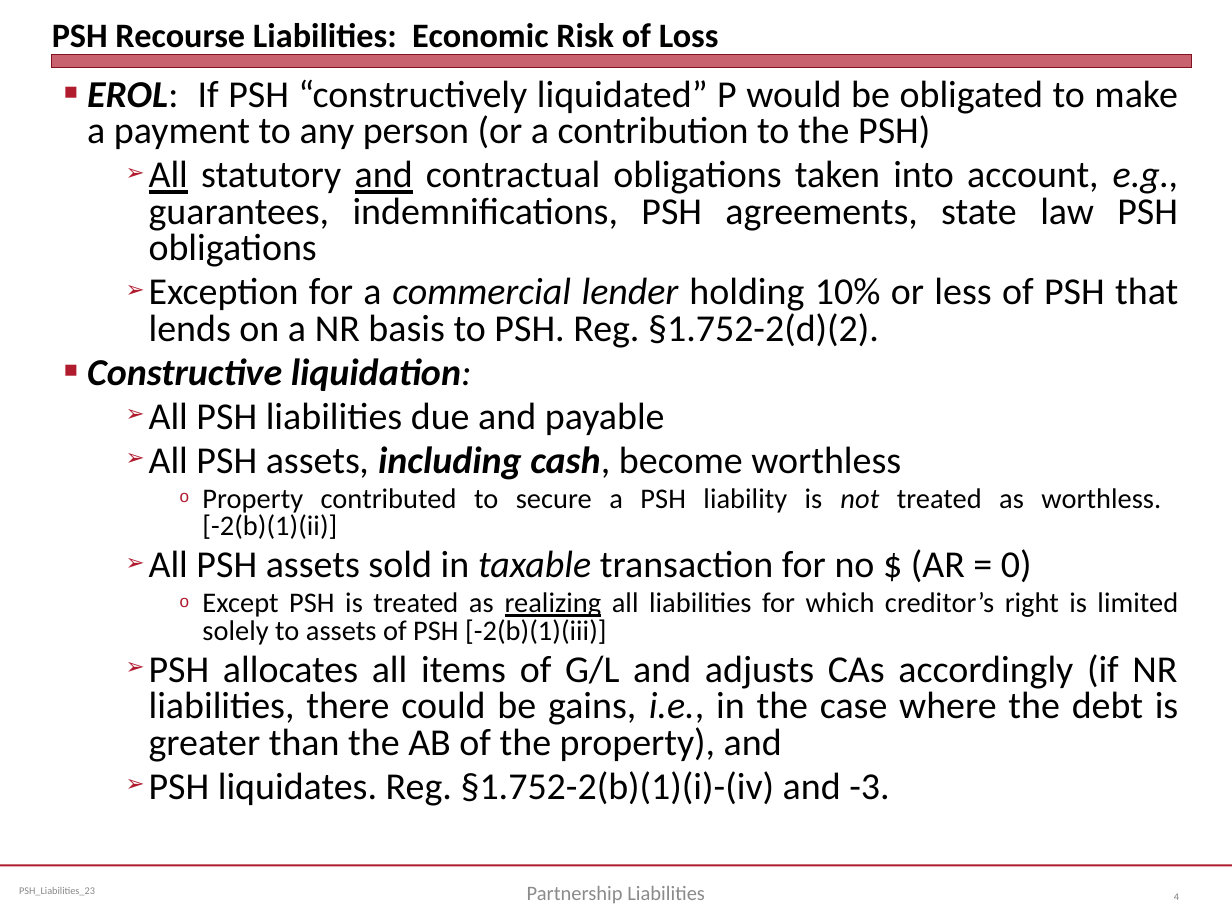
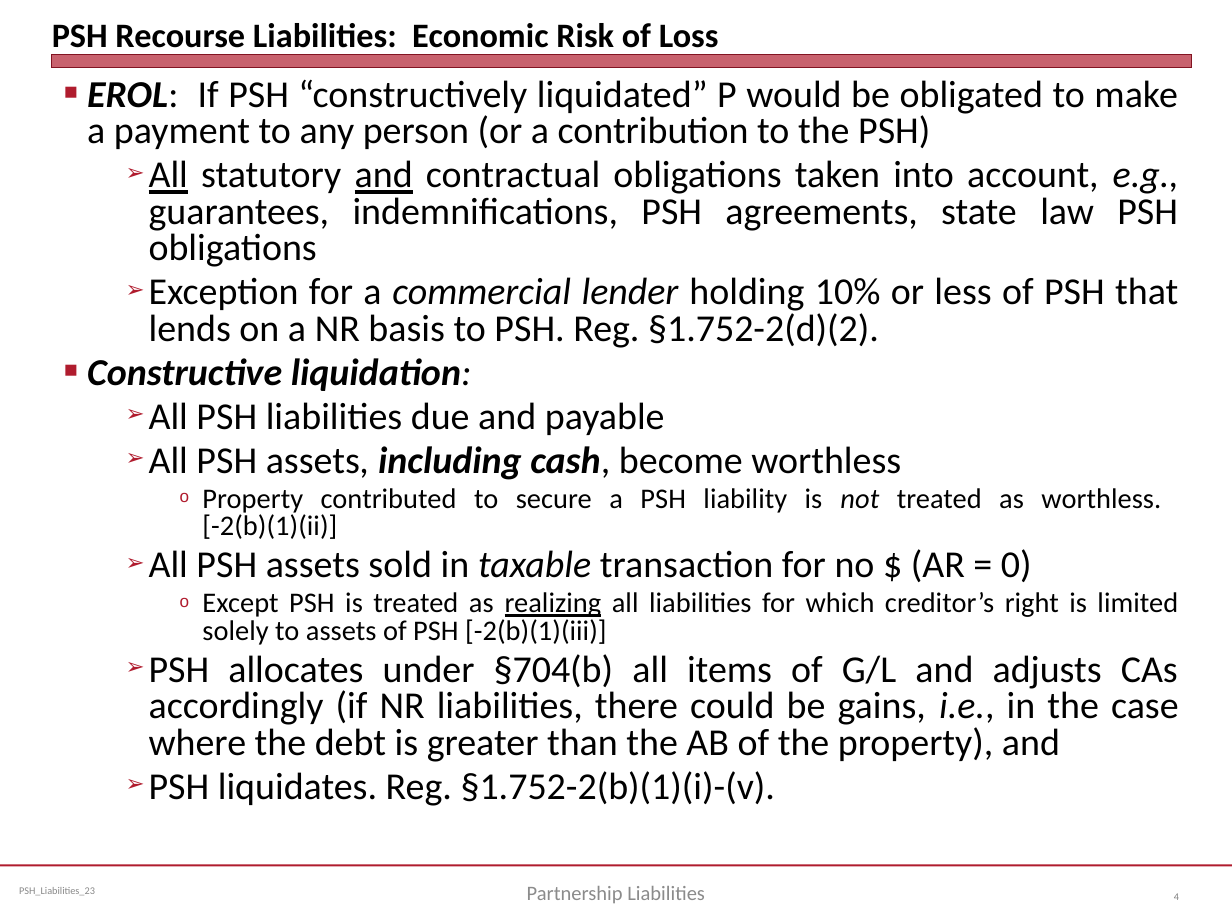
Before and after one commit to jmc877/Partnership-Tax, a slide deck: slide 4 of slides/PSH_Liabilities_23.pptx. Drawn at 1232x924 pixels with LibreOffice and Linux fonts; fonts in the diff are those of the drawing. Boxes give left, top, right and bottom in pixels: in the first picture for what was removed or moved away, otherwise in the second. Text is boxed around its words. In the diff, an @@ line names an element or a change of style, - is before the commit and + after.

```diff
--- a/slides/PSH_Liabilities_23.pptx
+++ b/slides/PSH_Liabilities_23.pptx
@@ text at (149, 654, 1179, 806): text changed @@
-  ➢ PSH allocates all items of G/L and adjusts CAs accordingly (if NR liabilities, there could be gains, i.e., in the case where the debt is greater than the AB of the property), and
-  ➢ PSH liquidates. Reg. §1.752-2(b)(1)(i)-(iv) and -3.
+  ➢ PSH allocates under §704(b) all items of G/L and adjusts CAs accordingly (if NR liabilities, there could be gains, i.e., in the case where the debt is greater than the AB of the property), and
+  ➢ PSH liquidates. Reg. §1.752-2(b)(1)(i)-(v).
```
Also in this commit, not shown: 6 other slides changed, 1 other file.
